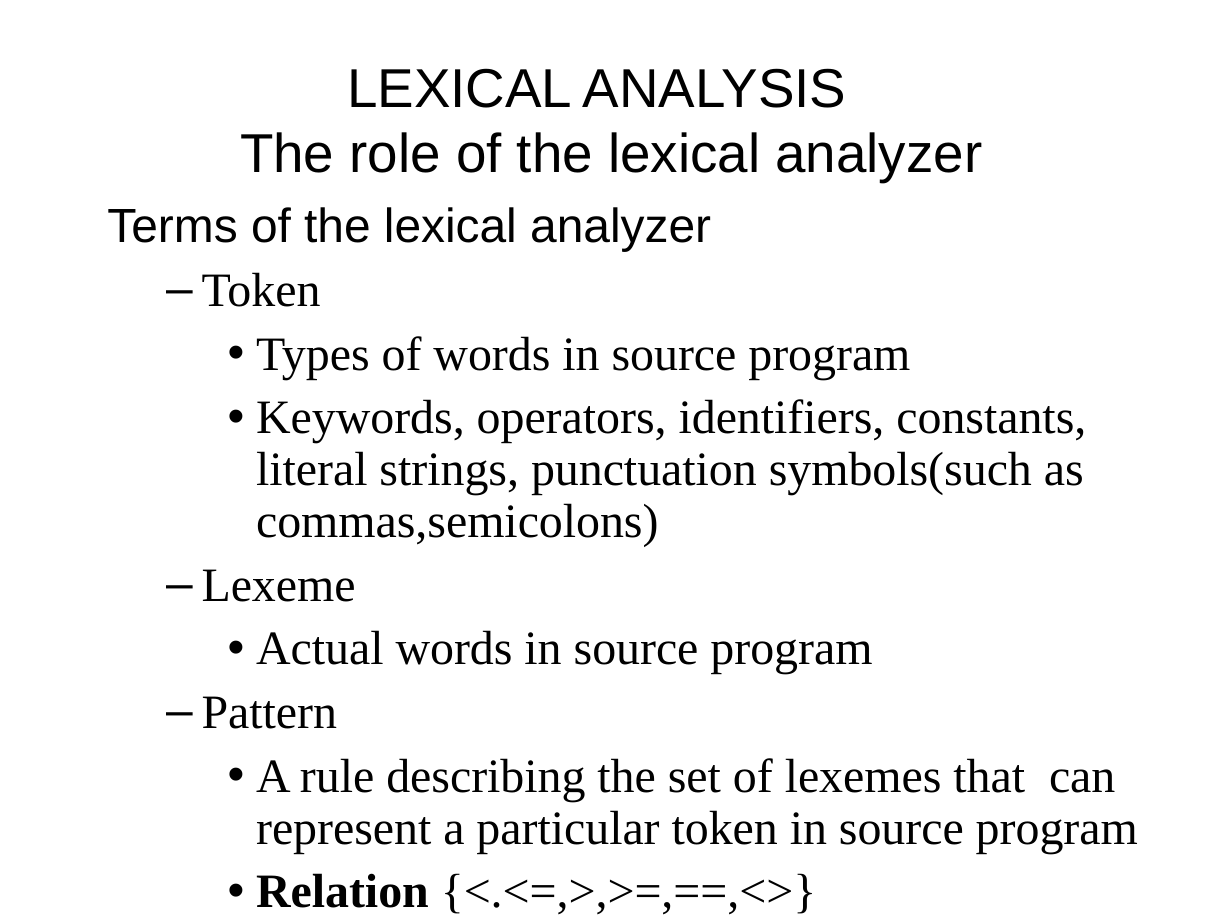
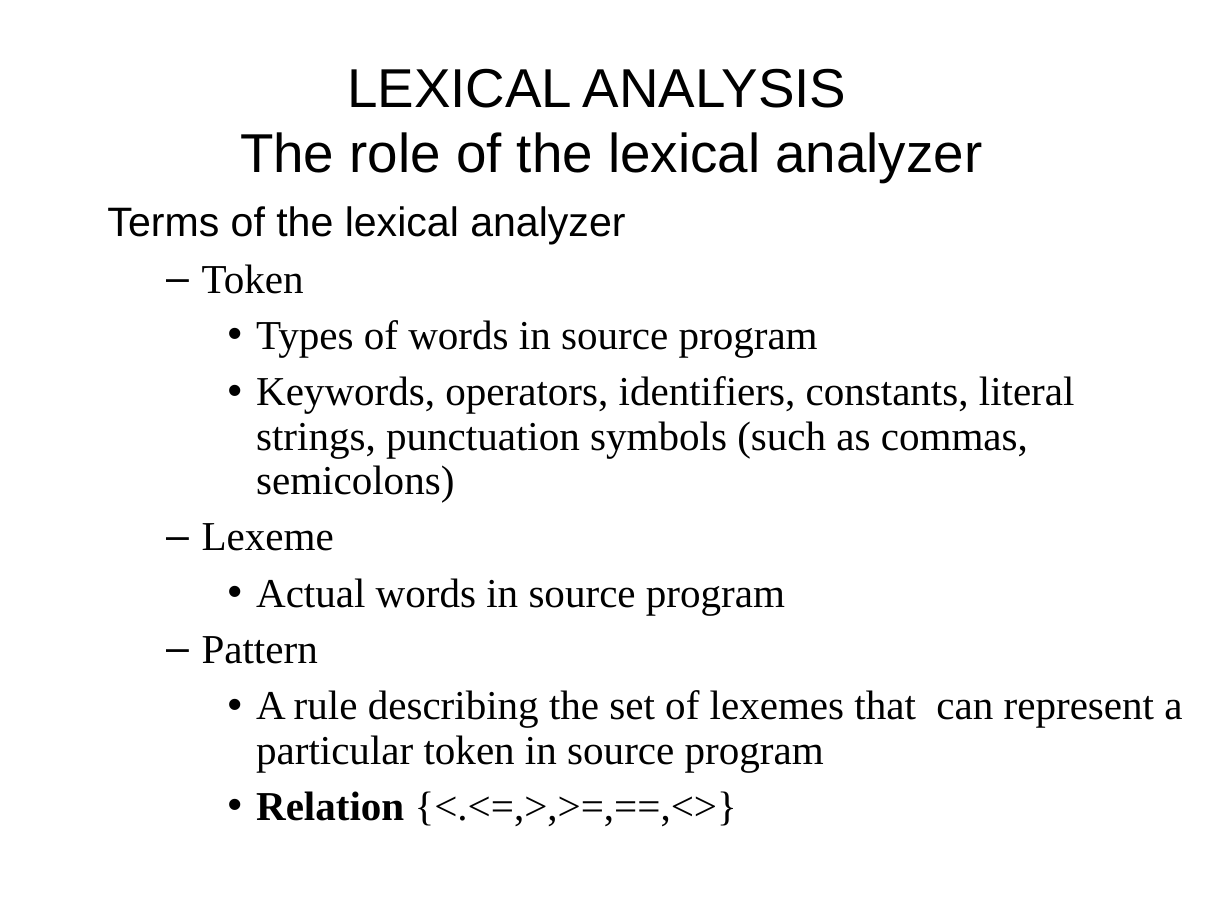
Before and after one commit to GeneralNitin/S6, a slide deck: slide 32 of 02. Compiler Design/PPTs/Module 1.ppt. Drawn at 1232x924 pixels with LibreOffice and Linux fonts; fonts in the diff are those of the drawing. Boxes give left, top, right and bottom in pixels: in the first picture for what was removed or moved away, otherwise in the second. Text is boxed around its words. In the diff, an @@ line names an element or a change of style, - is before the commit and + after.

```diff
--- a/02. Compiler Design/PPTs/Module 1.ppt
+++ b/02. Compiler Design/PPTs/Module 1.ppt
@@ text at box(107, 206, 1182, 821): size 28 to 24 pt in "Terms of the lexical analyzer", "Token", "Types of words in source program", "Lexeme" and 4 more places @@
@@ text at box(256, 376, 1075, 502): text changed; size 28 to 24 pt @@
-    • Keywords, operators, identifiers, constants, literal strings, punctuation symbols(such as commas,semicolons)
+    • Keywords, operators, identifiers, constants, literal strings, punctuation symbols (such as commas, semicolons)
```
Also in this commit, not shown: 40 other slides changed, 33 other files.
